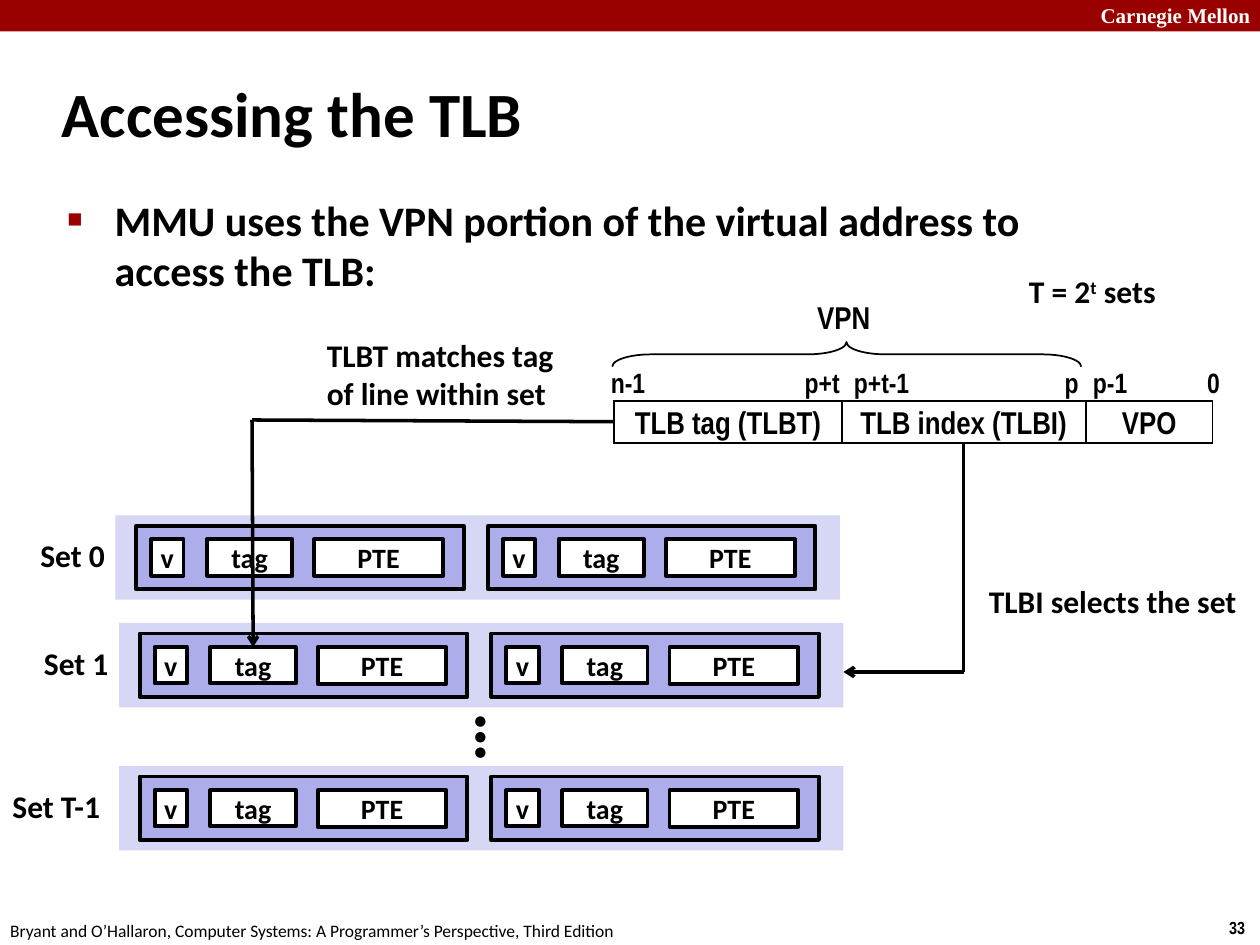
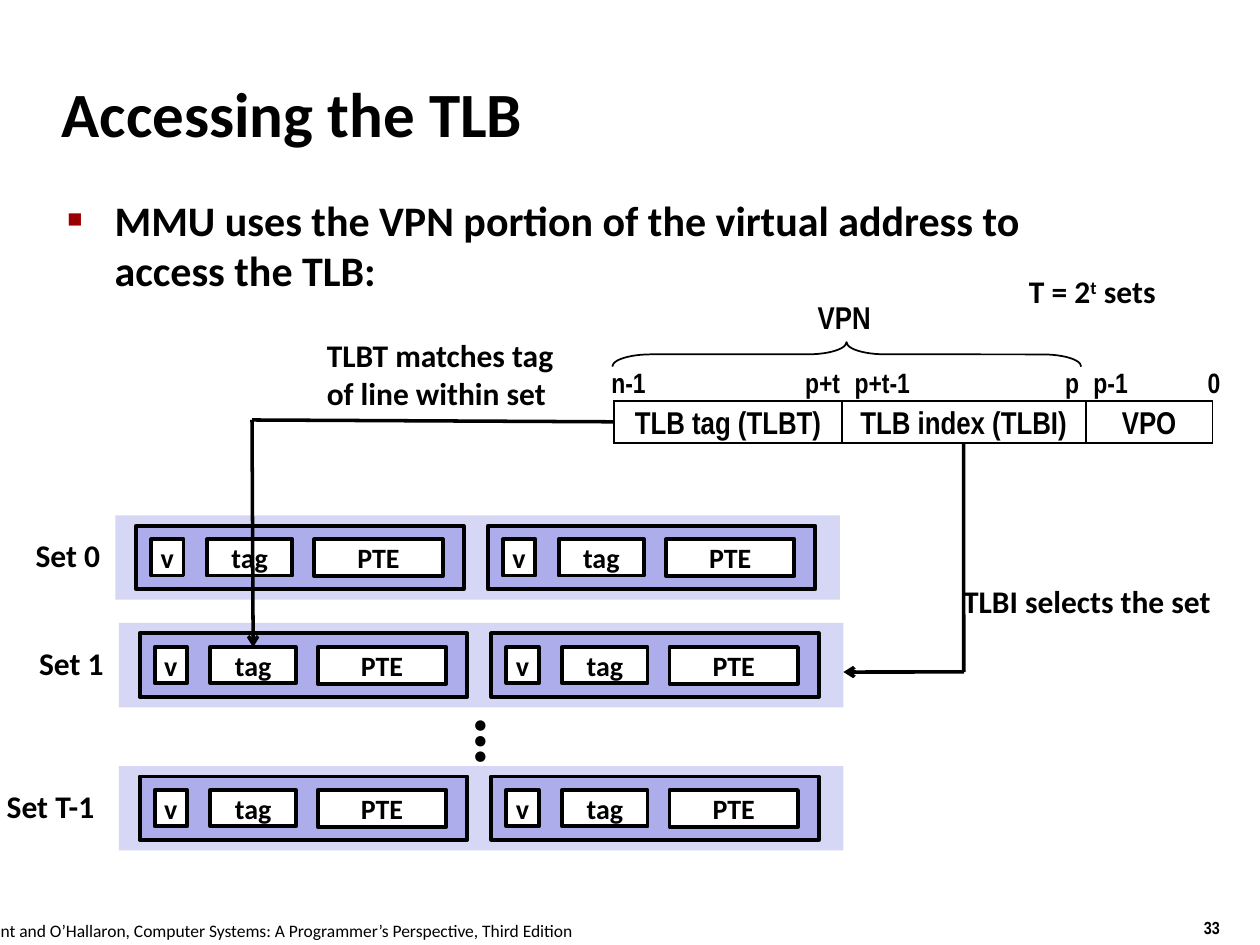
Before and after one commit to tntech-ngin/F24-CSC2770, a slide deck: slide 33 of docs/lectures_source/lectures/originals/17-vm-concepts.pptx. Drawn at 1260x945 pixels with LibreOffice and Linux fonts; fonts in the diff are those of the drawing. Boxes give left, top, right and bottom in pixels: in the first picture for what was removed or moved away, otherwise in the second. Text is boxed around its words. In the diff, an @@ line names an element or a change of style, - is before the commit and + after.

```diff
--- a/docs/lectures_source/lectures/originals/17-vm-concepts.pptx
+++ b/docs/lectures_source/lectures/originals/17-vm-concepts.pptx
@@ rectangle removed at [0, 0, 1260, 32] @@
@@ text removed at [1101, 8, 1250, 28] @@
-Carnegie Mellon
@@ text "Set 0": place and size @@
-text "Set 0" at [40, 546, 105, 568]
+text "Set 0" at [36, 546, 100, 568]
@@ text "TLBI selects the set" rewrapped from [989, 591, 1236, 614] to [963, 586, 1210, 620] @@
@@ text "Set 1": place and size @@
-text "Set 1" at [44, 654, 108, 676]
+text "Set 1" at [39, 654, 104, 676]
@@ text "…" rewrapped from [410, 699, 507, 774] to [410, 695, 506, 779] @@
@@ text "Set T-1": place and size @@
-text "Set T-1" at [12, 797, 100, 819]
+text "Set T-1" at [7, 797, 94, 819]
@@ text "Bryant and O’Hallaron, Computer Systems: ..." rewrapped from [10, 925, 614, 940] to [19, 925, 573, 940] @@
@@ page number: place and size @@
-page number at [1229, 922, 1245, 934]
+page number at [1204, 922, 1220, 934]
```
Also in this commit, not shown: 38 other slides changed, 42 other files.
